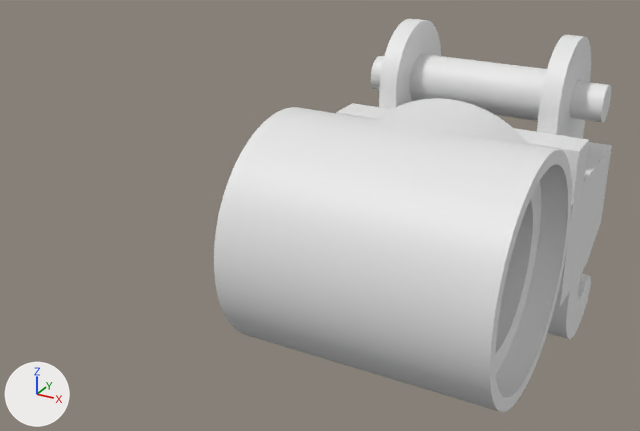
A saved change to the Blender file parts/link_tread_connector/link_tread_connector.blend.
Both versions are drawn from a 50 mm lens placed at (9.2, -28.3, 14.5), pointed at (-3.9, -4.5, 2.6). Lighting does not change. The marker at lower left points along +X, +Y and +Z.

The older version as bpy lines, for what is in view:
```python
me_22961 = bpy.data.meshes.new('22961')
me_22961.from_pydata(...)  # 1488 vertices, 2352 faces; spans x -3.6..4.0, y -4.0..4.0, z -3.6..3.6
me_3873 = bpy.data.meshes.new('3873')
me_3873.from_pydata(...)  # 2705 vertices, 3653 faces; spans x -4.0..4.0, y -1.99..2.0, z -2.0..8.4
me_cube_004 = bpy.data.meshes.new('Cube.004')
me_cube_004.from_pydata(...)  # a box spanning x -1.0..1.0, y -1.0..1.0, z -1.0..1.0
ob_22961 = bpy.data.objects.new('22961', me_22961)
ob_22961.location = (0.0, -6.8, 3.2)
ob_22961.rotation_euler = (0.0, 0.0, 1.571)  # degrees (0, 0, 90)
ob_3873 = bpy.data.objects.new('3873', me_3873)
ob_3873.location = (0.0, 0.0, 0.0)
ob_plate = bpy.data.objects.new('PLATE', me_cube_004)
ob_plate.location = (0.0, -2.6, 3.2)
ob_plate.scale = (4.0, 0.6, 2.6)
_m = ob_plate.modifiers.new('Boolean', 'BOOLEAN')
```
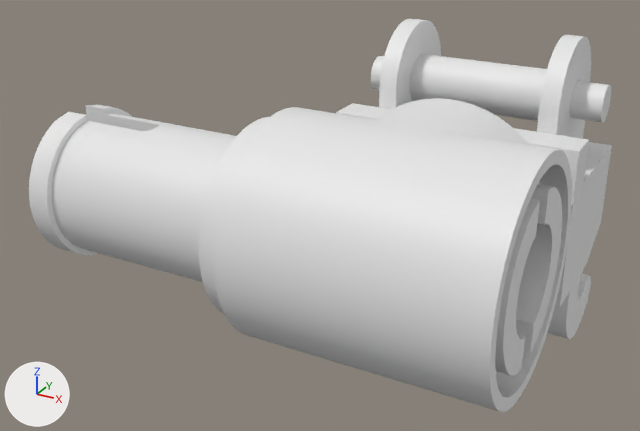
The change in detail:
Mesh me_3673 is new.
It has 3802 vertices, 4816 faces and spans x -8.0..8.0, y -3.2..3.2, z -3.2..3.2.
Object '3673' (ob_3673) is new; it shows me_3673.
Its location is (-4.0, -6.8, 3.2).

Location of each change, [x1, y1, x2, y2] in pixels of the pictures (640 x 431 px):
'3673', added: after [29, 104, 562, 376]
